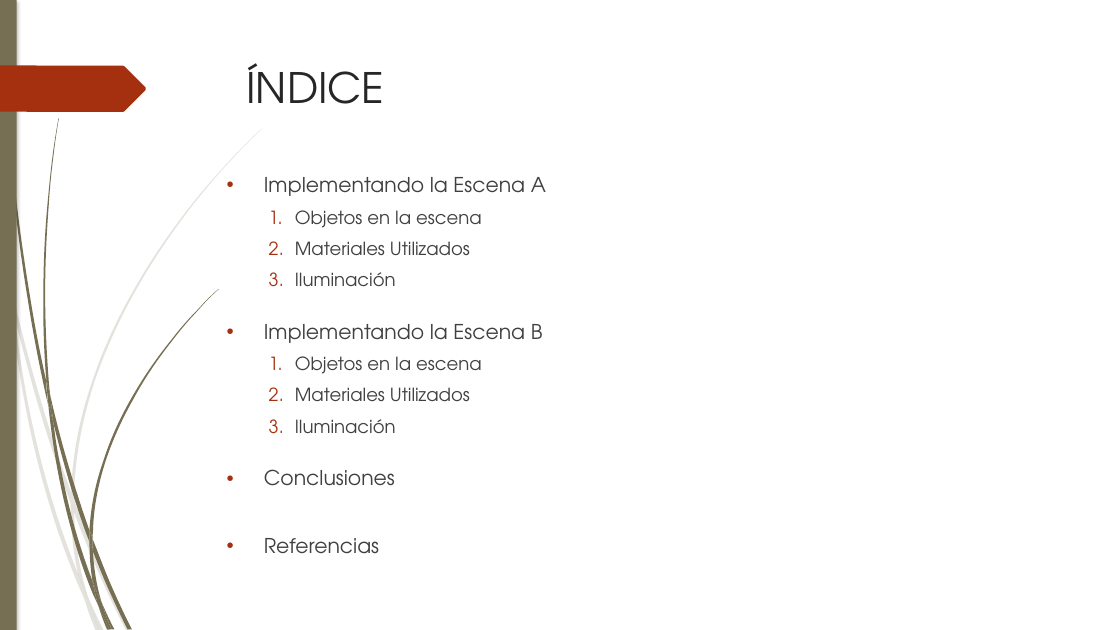
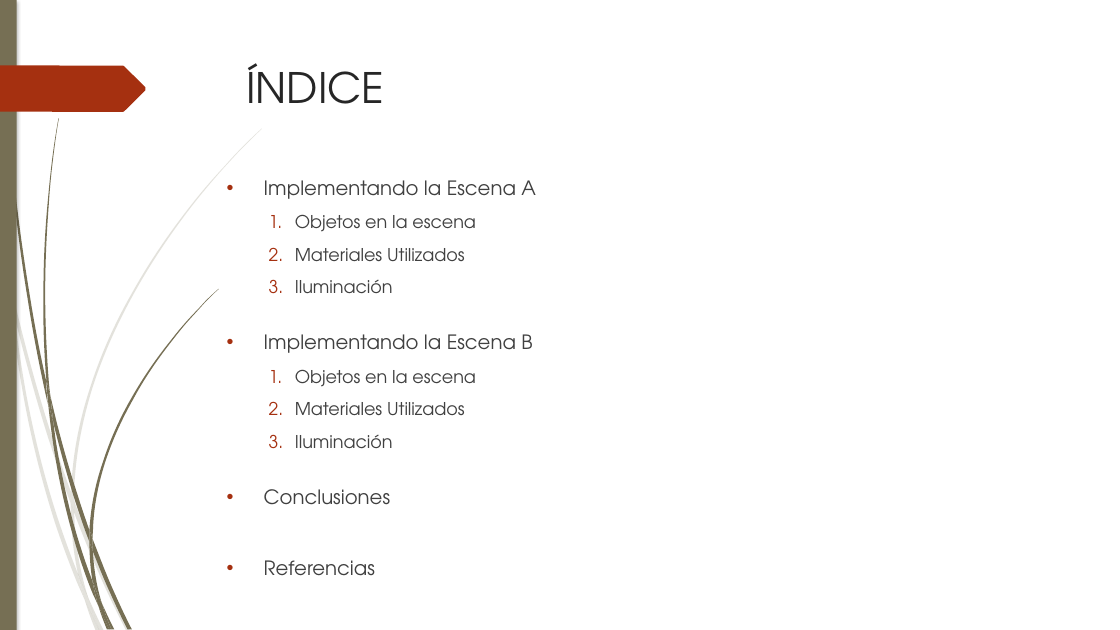
Before and after one commit to Barbmatt/Proyecto2, a slide deck: slide 2 of Presentación/Presentacion Proyecto 2.pptx. Drawn at 1120x630 pixels with LibreOffice and Linux fonts; fonts in the diff are those of the drawing. Boxes give left, top, right and bottom in pixels: in the first picture for what was removed or moved away, otherwise in the second. Text is boxed around its words. In the diff, an @@ line names an element or a change of style, - is before the commit and + after.

```diff
--- a/Presentación/Presentacion Proyecto 2.pptx
+++ b/Presentación/Presentacion Proyecto 2.pptx
@@ text "Implementando la Escena A" at bbox=[264, 180, 536, 576]: size 17.5 to 16.9 pt in "Implementando la Escena A", "Implementando la Escena B", "Conclusiones", "Referencias"; size 15.5 to 15 pt in "Objetos en la escena", "Materiales Utilizados", "Iluminación", "Objetos en la escena" and 2 more places; line spacing 0.9 to 1 @@
@@ freeform shape at bbox=[71, 129, 262, 501]: outline redrawn @@
```
Also in this commit, not shown: 15 other slides changed, 1 other file.
